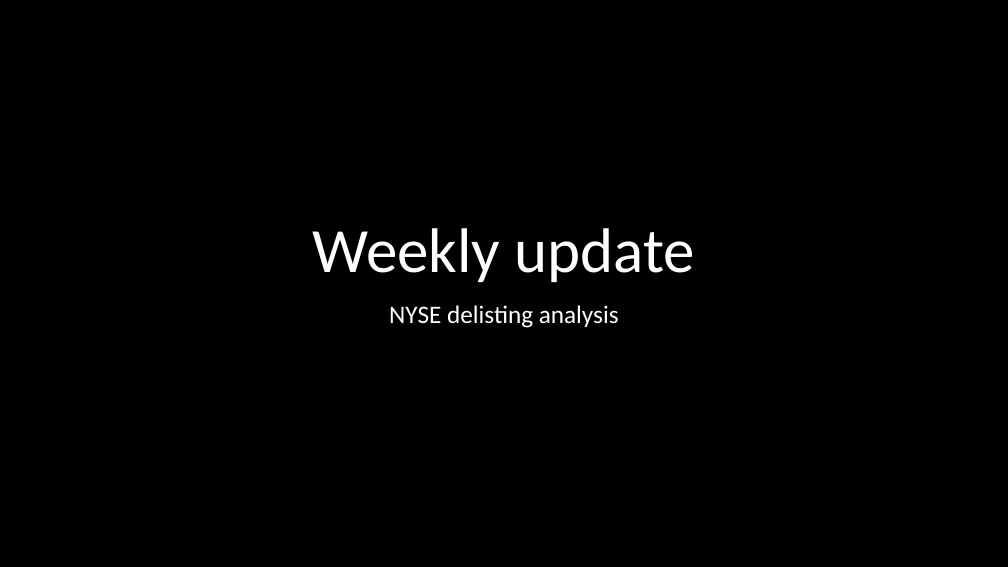
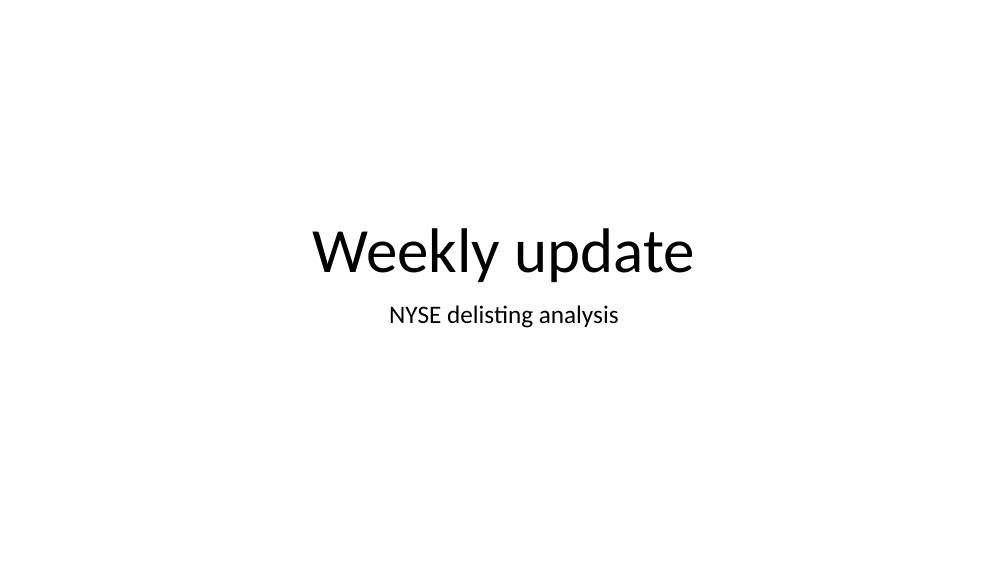
Before and after one commit to AmritSd/Institutional-ownership-impact-on-stocks-near-one-dollar, a slide deck: slide 1 of Weekly update.pptx. Drawn at 1008x567 pixels with LibreOffice and Linux fonts; fonts in the diff are those of the drawing. Boxes give left, top, right and bottom in pixels: in the first picture for what was removed or moved away, otherwise in the second. Text is boxed around its words. In the diff, an @@ line names an element or a change of style, - is before the commit and + after.

Commit message:
Changed color theme for ppt

```diff
--- a/Weekly update.pptx
+++ b/Weekly update.pptx
@@ background #000000 to #FFFFFF @@
@@ title "Weekly update" at <box>313,228,696,282</box>: text colour #FFFFFF to #000000 @@
@@ subtitle "NYSE delisting analysis" at <box>389,305,619,328</box>: text colour #FFFFFF to #000000 @@
```
Also in this commit, not shown: 6 other slides changed, 1 other file.
